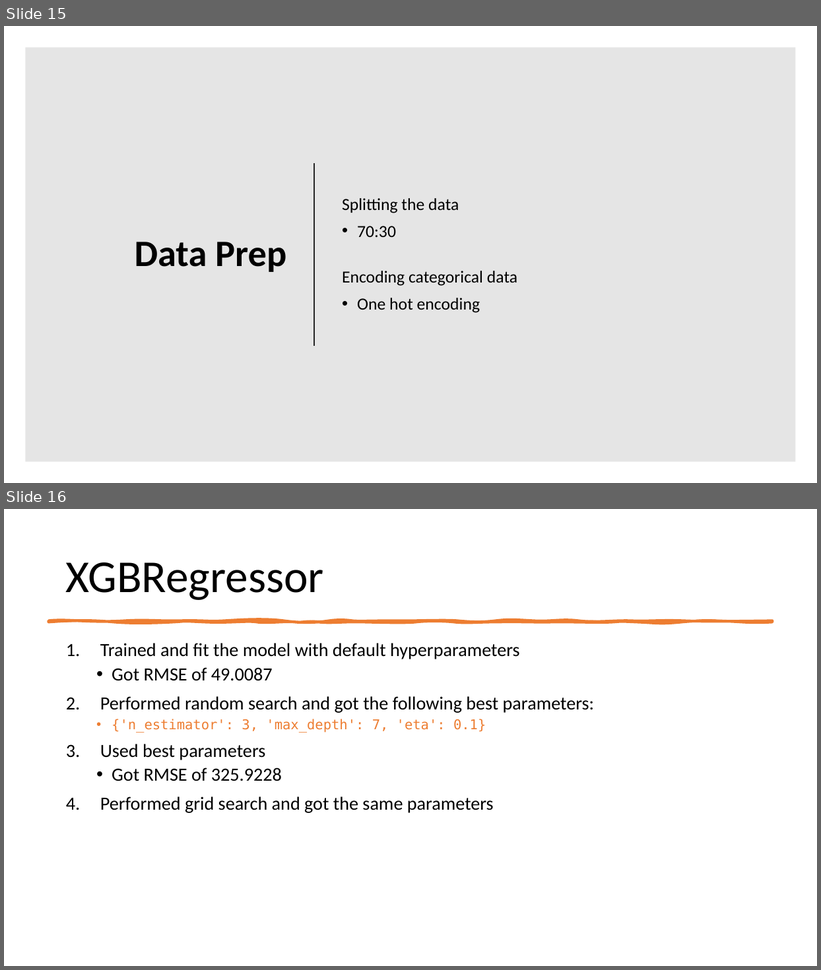
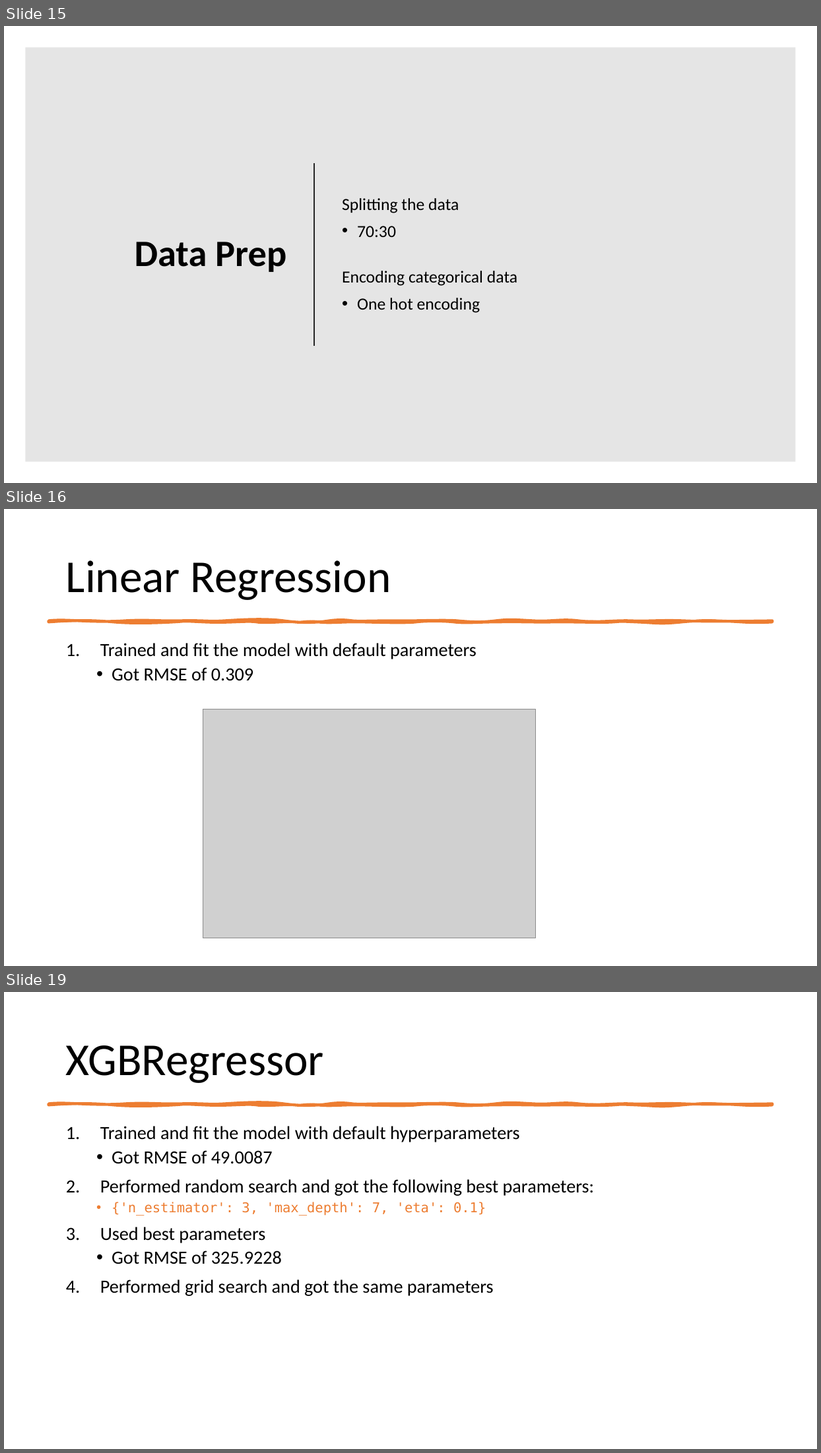
Before and after one commit to Jainlo/cali-housing-prices, a slide deck: California Housing Prices.pptx. Shown one above the other, each under a label of ours: slides 15 and 16 before the commit, slides 15, 16 and 19 after it; the slides between them are not shown. The pictures are 821x970 and 821x1453 pixels, drawn with LibreOffice and Linux fonts; fonts in the diff are those of the drawing; grey boxes stand for pictures. Boxes give left, top, right and bottom in pixels: in the first picture for what was removed or moved away, otherwise in the second. Text is boxed around its words. In the diff, an @@ line names an element or a change of style, - is before the commit and + after.

```diff
--- a/California Housing Prices.pptx
+++ b/California Housing Prices.pptx
@@ slide 16 added at [4,509,817,966], background #FFFFFF @@
@@ title added at [66,560,391,600], 54 pt, text #000000 @@
+Linear Regression
@@ freeform shape added at [48,621,773,622], fill #ED7D31, outline #ED7D31 3.25 pt @@
@@ text added at [100,643,477,681], 22 pt, text #000000 @@
+1. Trained and fit the model with default parameters
+  • Got RMSE of 0.309
@@ picture added at [203,709,535,938] @@
@@ what was slide 16 is now slide 19 @@
```
Also in this commit, not shown: 2 other slides added.
